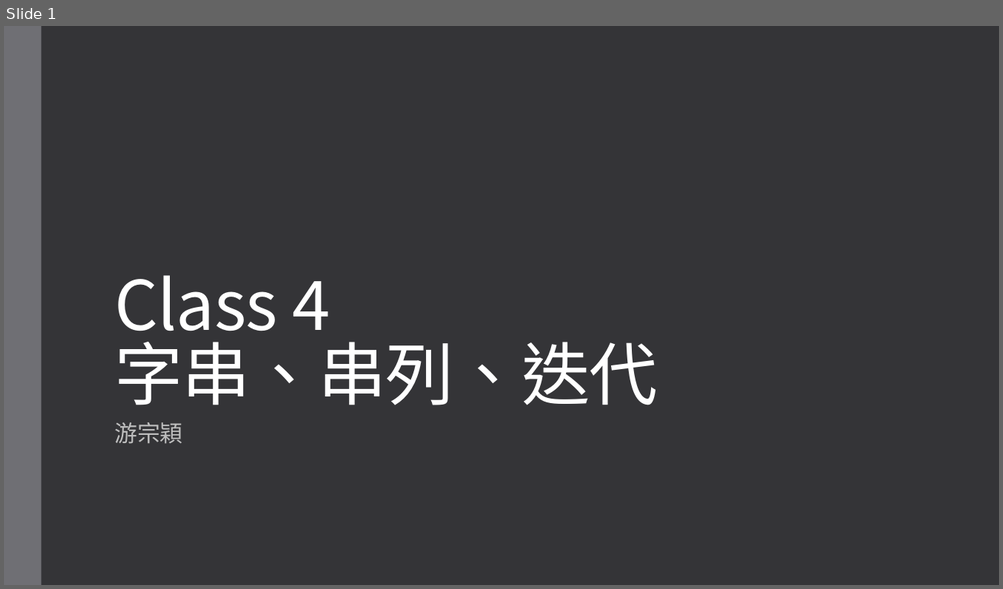
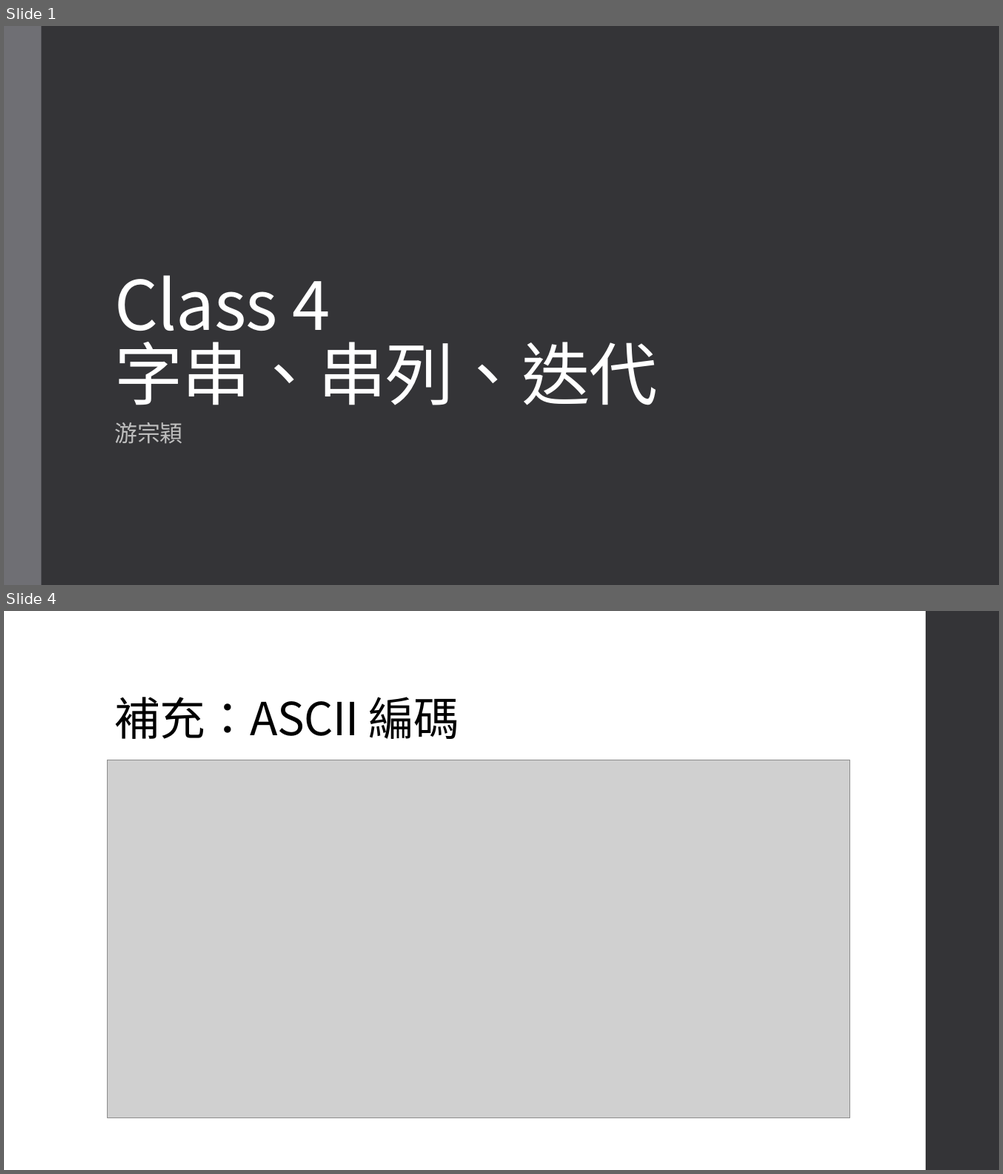
Before and after one commit to an920107/ServiceLearning, a slide deck: Class 4.pptx. Shown one above the other, each under a label of ours: slide 1 before the commit, slides 1 and 4 after it; the slides between them are not shown. The pictures are 1003x589 and 1003x1174 pixels, drawn with LibreOffice and Linux fonts; fonts in the diff are those of the drawing; grey boxes stand for pictures. Boxes give left, top, right and bottom in pixels: in the first picture for what was removed or moved away, otherwise in the second. Text is boxed around its words. In the diff, an @@ line names an element or a change of style, - is before the commit and + after.

```diff
--- a/Class 4.pptx
+++ b/Class 4.pptx
@@ slide 4 added at [4,611,999,1170], background #FFFFFF @@
@@ rectangle added at [925,611,999,1170], fill #353537 @@
@@ title added at [114,697,460,739], 44 pt, text #000000 @@
+補充：ASCII 編碼
@@ picture added at [107,760,850,1119] @@
```
Also in this commit, not shown: 19 other slides added.
